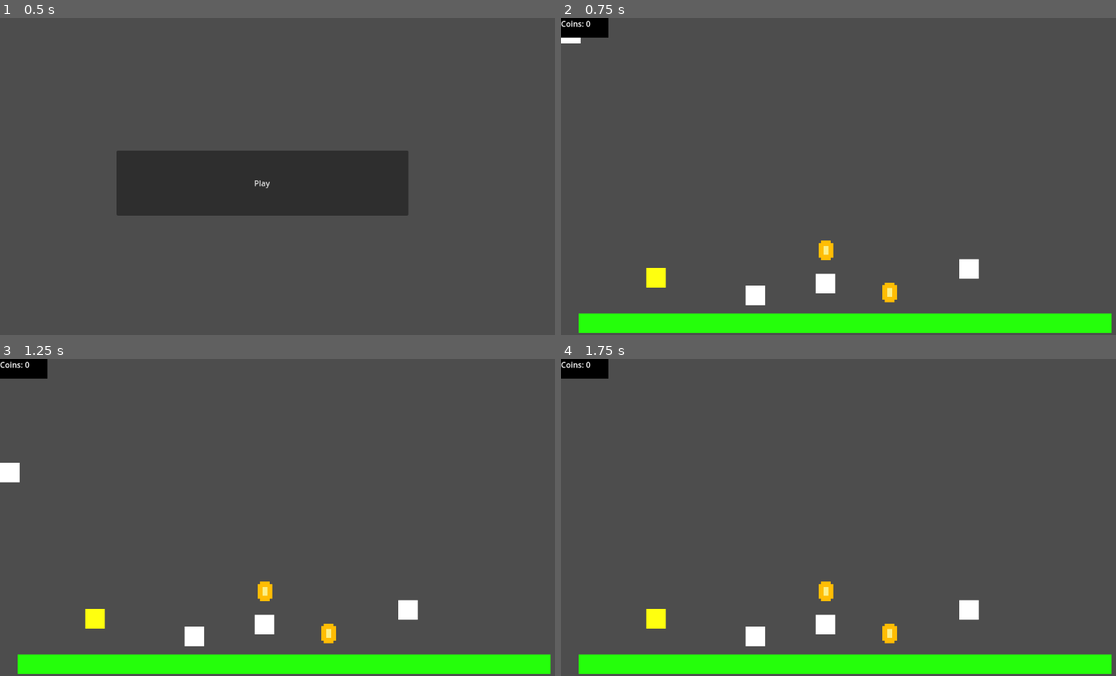
Above: before the commit, frames 1-4 (two rows, left to right).
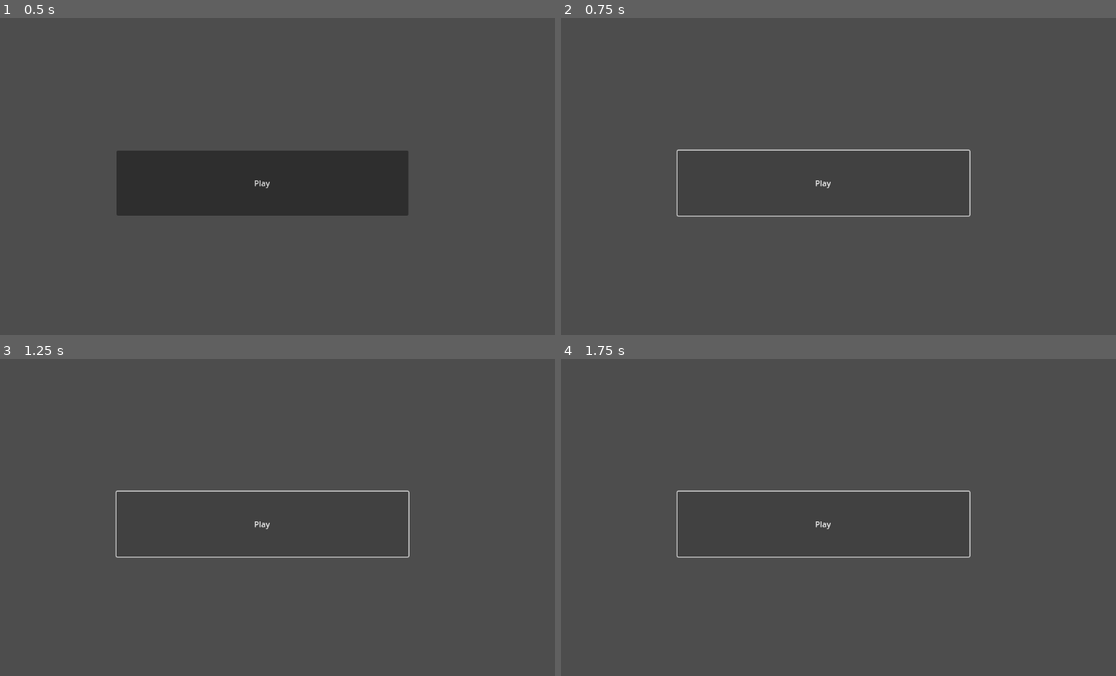
Above: after the commit, the same moments.

Repository: nech14/godoMario
Game: Godot game, scene res://scenes/menu/main_menu.tscn
Same seed, same stepped clock (60 frames per second), same inputs: the game is played once before the commit and once after it.
Inputs (mouse positions are in pixels of both pictures, inside the frame that each line leads up to):
- Up to frame 1 (0.5 s): no input
- Up to frame 2 (0.75 s): click "Play" at 0.5 s
- Up to frame 3 (1.25 s): no input
- Up to frame 4 (1.75 s): click (821, 523) at 1.25 s, where only the run after the commit has a clickable "Play"

Frame 1 is identical in both runs. In frame 2, 8.4% of the frame differs, in the area x 0-100%, y 0-100%; in frame 3, 8.6%; in frame 4, 8.3%.

Commit message:
update camera

Diff:
--- a/project.godot
+++ b/project.godot
@@ -18,6 +18,11 @@
 [autoload]
 
 GameState="*res://objects/character_interface/game_state.gd"
+PhantomCameraManager="*res://addons/phantom_camera/scripts/managers/phantom_camera_manager.gd"
+
+[editor_plugins]
+
+enabled=PackedStringArray("res://addons/phantom_camera/plugin.cfg")
 
 [input]
 
--- a/scenes/lvls/lvl_1.tscn
+++ b/scenes/lvls/lvl_1.tscn
@@ -1,16 +1,26 @@
-[gd_scene load_steps=9 format=3 uid="uid://b8eiktv3vpa6i"]
+[gd_scene load_steps=14 format=3 uid="uid://b8eiktv3vpa6i"]
 
 [ext_resource type="PackedScene" uid="uid://dp8cf0y2par1b" path="res://objects/character/player.tscn" id="1_bijtm"]
 [ext_resource type="PackedScene" uid="uid://cal7hqsuxreg1" path="res://objects/blocks/base_block.tscn" id="3_6skpg"]
-[ext_resource type="PackedScene" uid="uid://cqd8v3ta72hnm" path="res://objects/blocks/turn_block.tscn" id="3_wkh30"]
-[ext_resource type="PackedScene" uid="uid://fpy7u5wrf5l0" path="res://objects/blocks/sriking_block.tscn" id="4_iw21m"]
+[ext_resource type="PackedScene" uid="uid://cqd8v3ta72hnm" path="res://objects/blocks/turn_block/turn_block.tscn" id="3_wkh30"]
+[ext_resource type="PackedScene" uid="uid://fpy7u5wrf5l0" path="res://objects/blocks/sriking_block/sriking_block.tscn" id="4_iw21m"]
 [ext_resource type="PackedScene" uid="uid://c0cskdad4ovad" path="res://objects/character_interface/character_interface.tscn" id="5_4wcsv"]
-[ext_resource type="PackedScene" uid="uid://ddnptk0lcsf1i" path="res://objects/bonuses/coin.tscn" id="6_spjtp"]
+[ext_resource type="PackedScene" uid="uid://ddnptk0lcsf1i" path="res://objects/bonuses/coin/coin.tscn" id="6_spjtp"]
+[ext_resource type="PackedScene" uid="uid://cb003qo87p328" path="res://objects/blocks/question_block/question_block.tscn" id="7_t6byh"]
+[ext_resource type="Script" path="res://addons/phantom_camera/scripts/phantom_camera/phantom_camera_2d.gd" id="8_w3jef"]
+[ext_resource type="Script" path="res://addons/phantom_camera/scripts/resources/tween_resource.gd" id="9_3ytsp"]
+[ext_resource type="Script" path="res://addons/phantom_camera/scripts/phantom_camera_host/phantom_camera_host.gd" id="10_55g5p"]
 
 [sub_resource type="PhysicsMaterial" id="PhysicsMaterial_gvo8u"]
 
 [sub_resource type="RectangleShape2D" id="RectangleShape2D_81xhw"]
-size = Vector2(1088, 40.5)
+size = Vector2(1138, 40.5)
+
+[sub_resource type="Resource" id="Resource_io7d0"]
+script = ExtResource("9_3ytsp")
+duration = 1.0
+transition = 0
+ease = 2
 
 [node name="MainScene" type="Node2D"]
 
@@ -21,12 +31,13 @@
 physics_material_override = SubResource("PhysicsMaterial_gvo8u")
 
 [node name="ColorRect" type="ColorRect" parent="StaticBody2D"]
+offset_left = -50.0
 offset_right = 1088.0
 offset_bottom = 40.0
 color = Color(0.145098, 1, 0.0431373, 1)
 
 [node name="CollisionShape2D" type="CollisionShape2D" parent="StaticBody2D"]
-position = Vector2(544, 20.25)
+position = Vector2(519, 20.25)
 shape = SubResource("RectangleShape2D_81xhw")
 
 [node name="TurnBlock" parent="." instance=ExtResource("3_wkh30")]
@@ -49,3 +60,24 @@
 
 [node name="Coin2" parent="." instance=ExtResource("6_spjtp")]
 position = Vector2(526, 460)
+
+[node name="QuestionBlock" parent="." instance=ExtResource("7_t6byh")]
+position = Vector2(990, 523)
+spawner_scene = ExtResource("6_spjtp")
+
+[node name="PhantomCamera2D" type="Node2D" parent="." node_paths=PackedStringArray("follow_target")]
+script = ExtResource("8_w3jef")
+follow_mode = 5
+follow_target = NodePath("../Player")
+zoom = Vector2(1.25, 1.25)
+tween_resource = SubResource("Resource_io7d0")
+follow_damping = true
+dead_zone_width = 0.047
+
+[node name="Camera2D" type="Camera2D" parent="."]
+zoom = Vector2(1.25, 1.25)
+
+[node name="PhantomCameraHost" type="Node" parent="Camera2D"]
+process_priority = 300
+process_physics_priority = 300
+script = ExtResource("10_55g5p")
